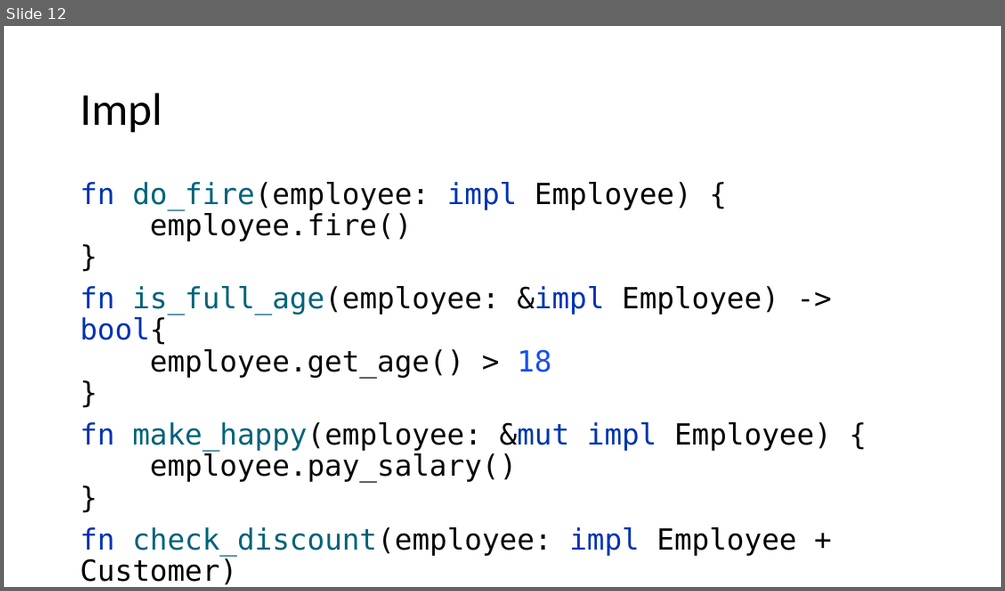
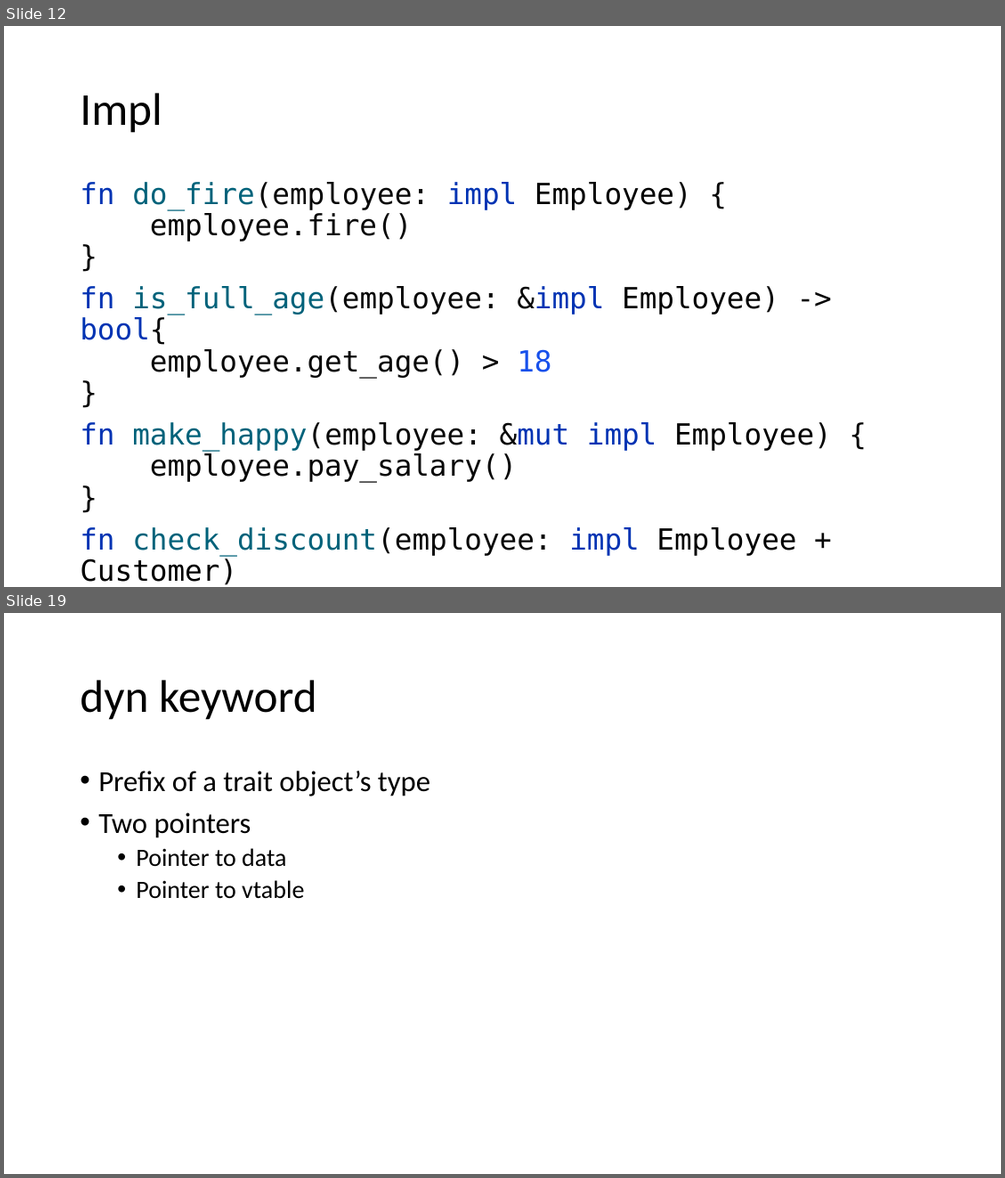
Before and after one commit to kugushev/course-rust-basics, a slide deck: src/06-OopFp/06-OopFp.pptx. Shown one above the other, each under a label of ours: slide 12 before the commit, slides 12 and 19 after it; the slides between them are not shown. The pictures are 1005x591 and 1005x1178 pixels, drawn with LibreOffice and Linux fonts; fonts in the diff are those of the drawing. Boxes give left, top, right and bottom in pixels: in the first picture for what was removed or moved away, otherwise in the second. Text is boxed around its words. In the diff, an @@ line names an element or a change of style, - is before the commit and + after.

```diff
--- a/src/06-OopFp/06-OopFp.pptx
+++ b/src/06-OopFp/06-OopFp.pptx
@@ slide 19 added at <box>4,613,1001,1174</box>, background #FFFFFF @@
@@ title added at <box>80,680,317,720</box>, 44 pt, text #000000 @@
+dyn keyword
@@ text added at <box>98,771,430,899</box>, 28 pt, text #000000 @@
+• Prefix of a trait object’s type
+• Two pointers
+  • Pointer to data
+  • Pointer to vtable
```
Also in this commit, not shown: 2 slides changed, 10 other slides added, 1 other file.
